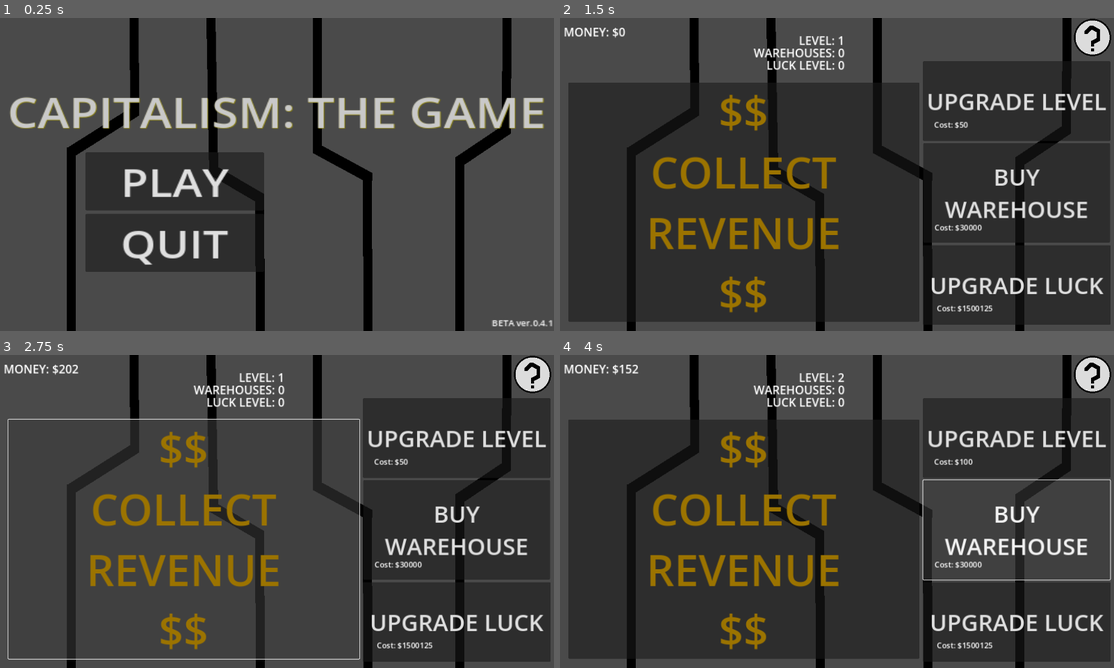
Above: before the commit, frames 1-4 (two rows, left to right).
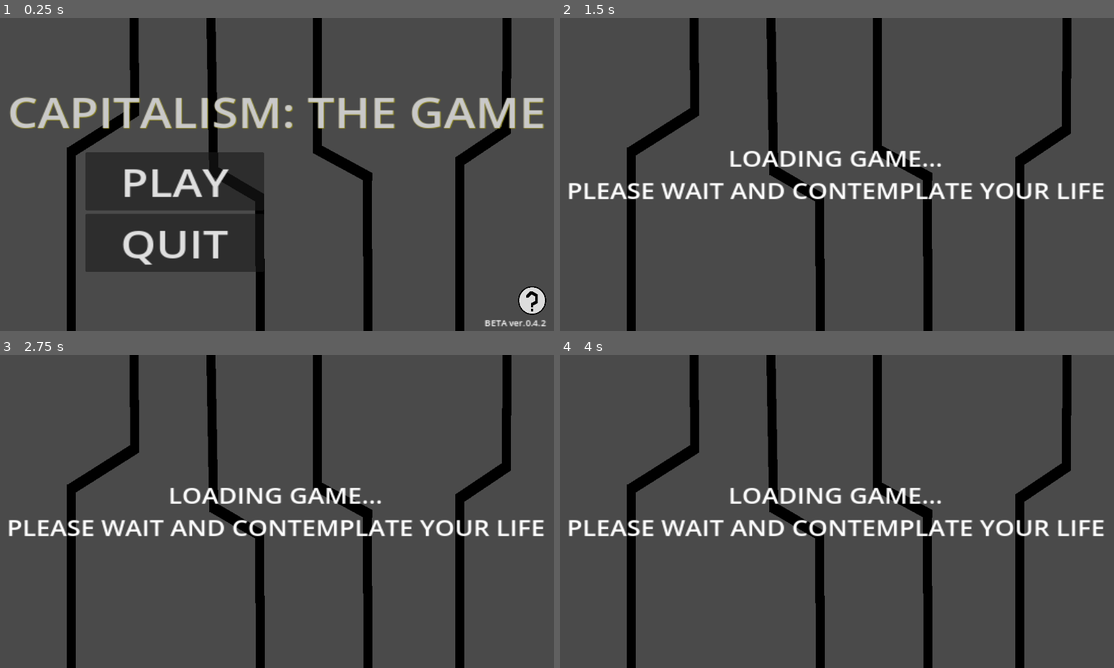
Above: after the commit, the same moments.

Repository: AwesomeGearBoy/capitalism-the-game
Game: Godot game, scene res://scenes/main.tscn
The game is run twice, just before and just after one commit, with the same random seed, the same clock (stepped at 60 frames per second) and the same inputs.
Inputs (mouse positions are in pixels of both pictures, inside the frame that each line leads up to):
- Up to frame 1 (0.25 s): no input
- Up to frame 2 (1.5 s): click (1091, 299) at 0.52 s; click "PLAY" at 1.25 s
- Up to frame 3 (2.75 s): click "$$ COLLECT REVENUE $$" at 2 s
- Up to frame 4 (4 s): click "UPGRADE LEVEL" at 2.75 s; click "BUY WAREHOUSE" at 3.5 s

The runs differ from the first frame. In frame 1, 0.5% of the frame differs, in the area x 87-100%, y 85-99%; in frame 2, 72%, in the area x 0-100%, y 0-98%; in frame 3, 36%; in frame 4, 65%.
Error in both runs: Cannot call method 'store_string' on a null value. (res://scripts/savedata.gd:5)

Commit message:
ver0.5.0

Diff:
--- /dev/null
+++ b/scenes/loadingscreen.tscn
@@ -0,0 +1,16 @@
+[gd_scene load_steps=2 format=3 uid="uid://dawxowl20v2a5"]
+
+[ext_resource type="PackedScene" uid="uid://ry2gx0ka87xl" path="res://scenes/backdrop.tscn" id="1_4hq1x"]
+
+[node name="Backdrop" instance=ExtResource("1_4hq1x")]
+
+[node name="Loading" type="Label" parent="." index="0"]
+offset_left = -496.001
+offset_top = -324.0
+offset_right = 495.999
+offset_bottom = 317.0
+theme_override_font_sizes/font_size = 45
+text = "LOADING GAME...
+PLEASE WAIT AND CONTEMPLATE YOUR LIFE"
+horizontal_alignment = 1
+vertical_alignment = 1
--- a/scenes/main.tscn
+++ b/scenes/main.tscn
@@ -1,10 +1,11 @@
-[gd_scene load_steps=6 format=3 uid="uid://hkwnmy1glpiv"]
+[gd_scene load_steps=7 format=3 uid="uid://hkwnmy1glpiv"]
 
 [ext_resource type="PackedScene" uid="uid://ry2gx0ka87xl" path="res://scenes/backdrop.tscn" id="1_s1lcf"]
 [ext_resource type="Script" path="res://scripts/main.gd" id="1_vcd71"]
 [ext_resource type="Texture2D" uid="uid://f4k65gw5ctu7" path="res://assets/hint.png" id="2_3ofbb"]
 [ext_resource type="PackedScene" uid="uid://c6wofbnlu72ed" path="res://scenes/titlescreen.tscn" id="2_4nb71"]
 [ext_resource type="PackedScene" uid="uid://bpi2jsm6pfcum" path="res://scenes/emptymessage.tscn" id="3_n7en5"]
+[ext_resource type="PackedScene" uid="uid://dawxowl20v2a5" path="res://scenes/loadingscreen.tscn" id="5_1mnjo"]
 
 [node name="Main" type="Node"]
 script = ExtResource("1_vcd71")
@@ -208,7 +209,7 @@
 offset_bottom = 163.0
 theme_override_colors/font_color = Color(0.10748, 0.10748, 0.10748, 1)
 theme_override_font_sizes/font_size = 13
-text = "A cat video you uplaoded went viral.
+text = "A cat video you uploaded went viral.
 
 Yep. That's pretty cool."
 autowrap_mode = 3
@@ -389,6 +390,9 @@
 
 Also see README.md for more game info!"
 autowrap_mode = 3
+
+[node name="LoadingScreen" parent="." instance=ExtResource("5_1mnjo")]
+visible = false
 
 [node name="Menu" parent="." instance=ExtResource("2_4nb71")]
 visible = false
--- a/scenes/titlescreen.tscn
+++ b/scenes/titlescreen.tscn
@@ -1,7 +1,9 @@
-[gd_scene load_steps=3 format=3 uid="uid://c6wofbnlu72ed"]
+[gd_scene load_steps=5 format=3 uid="uid://c6wofbnlu72ed"]
 
 [ext_resource type="PackedScene" uid="uid://ry2gx0ka87xl" path="res://scenes/backdrop.tscn" id="1_4l4qo"]
 [ext_resource type="Script" path="res://scripts/titlescreen.gd" id="2_1bssa"]
+[ext_resource type="Texture2D" uid="uid://f4k65gw5ctu7" path="res://assets/hint.png" id="3_lybh0"]
+[ext_resource type="PackedScene" uid="uid://bpi2jsm6pfcum" path="res://scenes/emptymessage.tscn" id="3_uemik"]
 
 [node name="TitleScreen" instance=ExtResource("1_4l4qo")]
 script = ExtResource("2_1bssa")
@@ -38,11 +40,51 @@
 text = "QUIT"
 
 [node name="Version" type="Label" parent="." index="3"]
-offset_left = 385.09
-offset_top = 289.187
-offset_right = 451.09
-offset_bottom = 312.187
+offset_left = -488.0
+offset_top = 289.0
+offset_right = 481.0
+offset_bottom = 312.0
 text = "ver.0.0.0"
+horizontal_alignment = 2
+
+[node name="SeeCredits" type="TextureButton" parent="." index="4"]
+offset_left = 430.556
+offset_top = 223.516
+offset_right = 482.556
+offset_bottom = 284.516
+texture_normal = ExtResource("3_lybh0")
+texture_pressed = ExtResource("3_lybh0")
+texture_hover = ExtResource("3_lybh0")
+texture_disabled = ExtResource("3_lybh0")
+texture_focused = ExtResource("3_lybh0")
+ignore_texture_size = true
+stretch_mode = 0
+
+[node name="Credits" parent="." index="5" instance=ExtResource("3_uemik")]
+visible = false
+position = Vector2(0.68888, -2.76923)
+scale = Vector2(1.88756, 1.60986)
+
+[node name="Label" type="Label" parent="Credits" index="1"]
+offset_left = -176.0
+offset_top = -175.0
+offset_right = 139.0
+offset_bottom = 163.0
+theme_override_colors/font_color = Color(0.10748, 0.10748, 0.10748, 1)
+theme_override_font_sizes/font_size = 13
+text = "================= CREDITS =================
+
+Game made and developed by:
+AwesomeGearBoy
+
+Game created using the Godot Game Engine (v4.3)
+
+The creator of this game does not want people to redistribute or sell as their own, nor modify and redistribute as their own. Please be mindful about these wishes and remember that although no asset in the game is trademarked, the game is still protected by copyright.
+
+Many hopes that you have plenty of fun on your adventure in Capitalism: The Game!"
+horizontal_alignment = 1
+autowrap_mode = 3
 
 [connection signal="pressed" from="PlayButton" to="." method="_on_play_button_pressed"]
 [connection signal="pressed" from="QuitButton" to="." method="_on_quit_button_pressed"]
+[connection signal="pressed" from="SeeCredits" to="." method="_on_see_credits_pressed"]
--- a/scripts/main.gd
+++ b/scripts/main.gd
@@ -1,55 +1,34 @@
 extends Node
 
-var menu = true
-var game_running = true
-var money = 0
-var level = 1
-var warehouses = 0
-var luck_level = 0
-var level_cost = 50
-var wares_cost = 30000
-var luck_cost = 1500125
-var save = SaveData.new()
-var key = KeyControl.new()
-const MONEY_SAVE_PATH = "res://save/1562345.dat"
-const LEVEL_SAVE_PATH = "res://save/9861230.dat"
-const WARES_SAVE_PATH = "res://save/2786531.dat"
-const LUCK_SAVE_PATH = "res://save/9074567.dat"
-const LEVEL_COST_SAVE_PATH = "res://save/1290348.dat"
-const WARES_COST_SAVE_PATH = "res://save/8675431.dat"
-const LUCK_COST_SAVE_PATH = "res://save/0128328.dat"
+var menu := true
+var game_running := true
+var game_load : bool
+var load_timeout = 0.0
+var money := 0
+var level := 1
+var warehouses := 0
+var luck_level := 0
+var level_cost := 50
+var wares_cost := 30000
+var luck_cost := 1500125
+var save := SaveData.new()
+var key := KeyControl.new()
+const MONEY_SAVE_PATH := "res://save/1562345.dat"
+const LEVEL_SAVE_PATH := "res://save/9861230.dat"
+const WARES_SAVE_PATH := "res://save/2786531.dat"
+const LUCK_SAVE_PATH := "res://save/9074567.dat"
+const LEVEL_COST_SAVE_PATH := "res://save/1290348.dat"
+const WARES_COST_SAVE_PATH := "res://save/8675431.dat"
+const LUCK_COST_SAVE_PATH := "res://save/0128328.dat"
 
 func _ready():
-	money = save.load_int(MONEY_SAVE_PATH)
-	if FileAccess.file_exists(LEVEL_SAVE_PATH):
-		level = save.load_int(LEVEL_SAVE_PATH)
-	else:
-		level = 1
-	warehouses = save.load_int(WARES_SAVE_PATH)
-	luck_level = save.load_int(LUCK_SAVE_PATH)
-	if FileAccess.file_exists(LEVEL_COST_SAVE_PATH):
-		level_cost = save.load_int(LEVEL_COST_SAVE_PATH)
-	else:
-		level_cost = 50
-	if FileAccess.file_exists(WARES_COST_SAVE_PATH):
-		wares_cost = save.load_int(WARES_COST_SAVE_PATH)
-	else:
-		wares_cost = 30000
-	if FileAccess.file_exists(LUCK_COST_SAVE_PATH):
-		luck_cost = save.load_int(LUCK_COST_SAVE_PATH)
-	else:
-		luck_cost = 1500125
-
-func _process(_delta):
+	load_data()
+
+func _process(delta):
 	menu_handling()
+	load_game(delta)
 	process_text()
-	save.save_var(MONEY_SAVE_PATH, money)
-	save.save_var(LEVEL_SAVE_PATH, level)
-	save.save_var(WARES_SAVE_PATH, warehouses)
-	save.save_var(LUCK_SAVE_PATH, luck_level)
-	save.save_var(LEVEL_COST_SAVE_PATH, level_cost)
-	save.save_var(WARES_COST_SAVE_PATH, wares_cost)
-	save.save_var(LUCK_COST_SAVE_PATH, luck_cost)
+	save_data()
 
 func menu_handling():
 	if key.went_down("esc"):
@@ -64,6 +43,22 @@
 		game_running = true
 	else:
 		game_running = false
+
+func load_game(delta):
+	load_timeout = load_timeout - 1 * delta
+
+	if load_timeout > 0:
+		game_load = true
+	else:
+		game_load = false
+
+	if load_timeout == 0:
+		load_timeout = 0
+
+	if game_load:
+		$LoadingScreen.show()
+	elif !game_load:
+		$LoadingScreen.hide()
 
 func process_text():
 	$Money.text = "MONEY: $" + str(money)
@@ -76,6 +71,24 @@
 		$LuckCost.text = "Cost: $" + str(luck_cost)
 	else:
 		$LuckCost.text = "Cost: MAX LEVEL"
+
+func save_data():
+	save.save_var(MONEY_SAVE_PATH, money)
+	save.save_var(LEVEL_SAVE_PATH, level)
+	save.save_var(WARES_SAVE_PATH, warehouses)
+	save.save_var(LUCK_SAVE_PATH, luck_level)
+	save.save_var(LEVEL_COST_SAVE_PATH, level_cost)
+	save.save_var(WARES_COST_SAVE_PATH, wares_cost)
+	save.save_var(LUCK_COST_SAVE_PATH, luck_cost)
+
+func load_data():
+	money = save.load_int(MONEY_SAVE_PATH)
+	level = save.load_int(LEVEL_SAVE_PATH, 1)
+	warehouses = save.load_int(WARES_SAVE_PATH)
+	luck_level = save.load_int(LUCK_SAVE_PATH)
+	level_cost = save.load_int(LEVEL_COST_SAVE_PATH, 50)
+	wares_cost = save.load_int(WARES_COST_SAVE_PATH, 30000)
+	luck_cost = save.load_int(LUCK_COST_SAVE_PATH, 1500125)
 
 func collect_revenue():
 	var random_amount = 0
@@ -188,7 +201,7 @@
 		bad_effect(6045, 12070)
 	elif event == 9:
 		$RosesRed.show()
-		bad_effect(20000, 30000)
+		money = money * 0
 
 func good_effect(origin : int, bound : int):
 	var random_amount = randi_range(origin, bound)
@@ -240,3 +253,4 @@
 
 func _on_menu_play():
 	menu = false
+	load_timeout = randi_range(1.2, 3.3)
--- a/scripts/savedata.gd
+++ b/scripts/savedata.gd
@@ -4,28 +4,28 @@
 	var file := FileAccess.open(file_path, FileAccess.WRITE)
 	file.store_string(str(variable))
 
-func load_int(file_path : String) -> int:
+func load_int(file_path : String, default_value : int = 0) -> int:
 	if FileAccess.file_exists(file_path):
 		var file := FileAccess.open(file_path, FileAccess.READ)
 		return file.get_as_text(true).to_int()
 	else:
-		return 0
+		return default_value
 
-func load_float(file_path : String) -> float:
+func load_float(file_path : String, default_value : float = 0.0) -> float:
 	if FileAccess.file_exists(file_path):
 		var file := FileAccess.open(file_path, FileAccess.READ)
 		return file.get_as_text(true).to_float()
 	else:
-		return 0.0
+		return default_value
 
-func load_string(file_path : String) -> String:
+func load_string(file_path : String, default_value : String = "") -> String:
 	if FileAccess.file_exists(file_path):
 		var file := FileAccess.open(file_path, FileAccess.READ)
 		return file.get_as_text(true)
 	else:
-		return ""
+		return default_value
 
-func load_bool(file_path : String) -> bool:
+func load_bool(file_path : String, default_value : bool = false) -> bool:
 	if FileAccess.file_exists(file_path):
 		var file := FileAccess.open(file_path, FileAccess.READ)
 		var boolean := file.get_as_text(true)
@@ -34,6 +34,6 @@
 		elif boolean == "false":
 			return false
 		else:
-			return false
+			return default_value
 	else:
-		return false
+		return default_value
--- a/scripts/titlescreen.gd
+++ b/scripts/titlescreen.gd
@@ -2,7 +2,7 @@
 
 var release = 0
 var update = 4
-var bug_fixes = 1
+var bug_fixes = 2
 var version = str(release) + "." + str(update) + "." + str(bug_fixes)
 signal play
 
@@ -14,3 +14,6 @@
 
 func _on_quit_button_pressed():
 	get_tree().quit()
+
+func _on_see_credits_pressed() -> void:
+	$Credits.show()
Not shown, changed: CHANGELOG.md
Not shown, changed: README.md
